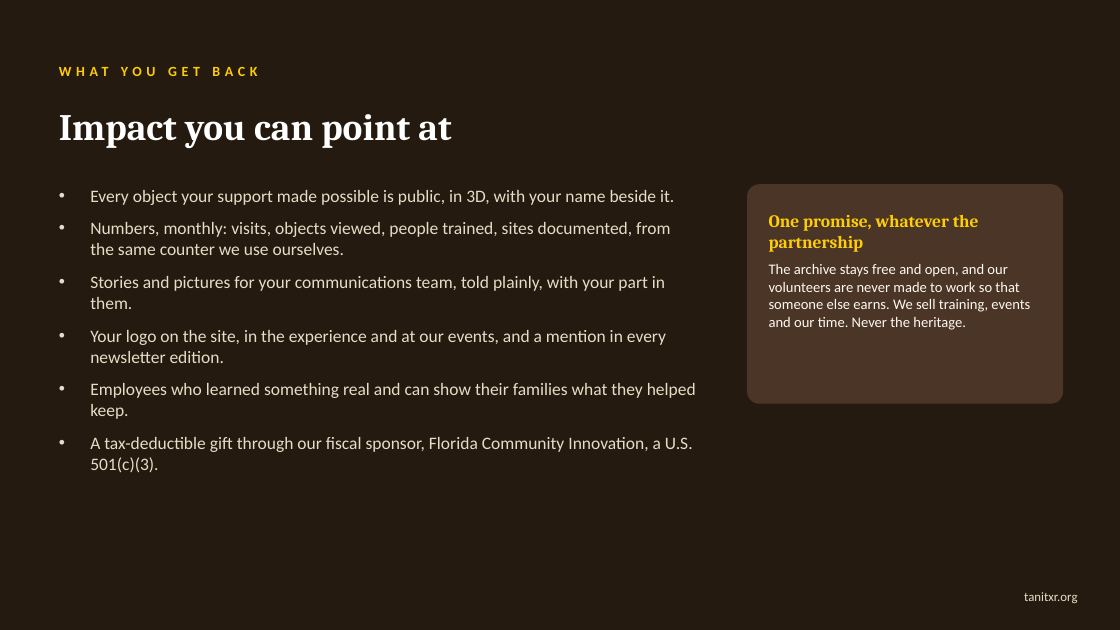
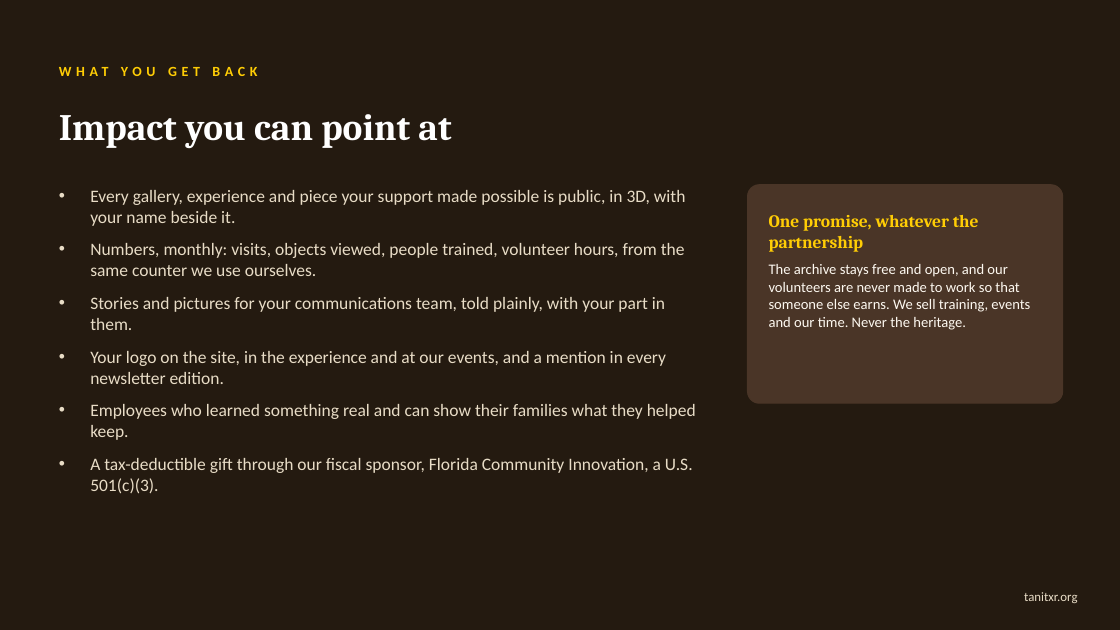
Before and after one commit to inesTanitXR/tanitxr.org, a slide deck: slide 9 of ref/decks/tanitxr-partnership-deck.pptx. Drawn at 1120x630 pixels with LibreOffice and Linux fonts; fonts in the diff are those of the drawing. Boxes give left, top, right and bottom in pixels: in the first picture for what was removed or moved away, otherwise in the second. Text is boxed around its words. In the diff, an @@ line names an element or a change of style, - is before the commit and + after.

Commit message:
Partner offers reframed: volunteer hours, a gallery in the museum, experiences built together, coastal care days, workshops, talks, funding the community; scanning stays with the institutions

```diff
--- a/ref/decks/tanitxr-partnership-deck.pptx
+++ b/ref/decks/tanitxr-partnership-deck.pptx
@@ text at (x1=90, y1=190, x2=686, y2=276): text changed @@
-• Every object your support made possible is public, in 3D, with your name beside it.
-• Numbers, monthly: visits, objects viewed, people trained, sites documented, from the same counter we use ourselves.
+• Every gallery, experience and piece your support made possible is public, in 3D, with your name beside it.
+• Numbers, monthly: visits, objects viewed, people trained, volunteer hours, from the same counter we use ourselves.
```
Also in this commit, not shown: 3 other slides changed, 7 other files.
